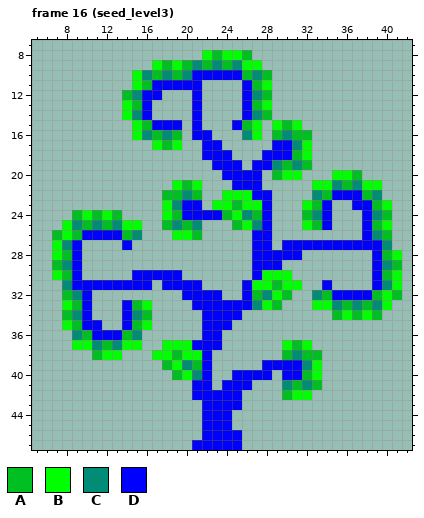
Edited in one commit: pixel-art file (art/tree.aseprite). The first picture shows the starting point.
48x48 pixels, 16 frames. Shown: frame 16 (seed_level3): x 5..42, y 7..47. The commit also changed other frames, which this record leaves out.
Palette (. is transparent): A #00bf22  B #00ff00  C #008c75  D #0000ff
Pixels before, frame 16 (seed_level3), first column x 7:
 8 ...............BABBA...............
 9 ..........BABACACACBB..............
10 ........BCACACDDDDDACA.............
11 ........BADDDDD....DAB.............
12 .......ACDD...D....DCA.............
13 .......BAD....D....DAB.............
14 .......BCD....D....DCA.............
15 ........BADDD.D...DAB.BAB..........
16 ........BCACA.DD...CB.ACAA.........
17 ..........BAB..DD.....DDCB.........
18 ...............DDD...DDDAB.........
19 ................DDD.DDCACA.........
20 .................DDDD.ABB...BBA....
21 ............BAB...DDD.....BBCACBB..
22 ...........AACA..BBBDD....CADDDAC..
23 ...........BCDD.BBABBD...BAD..DDAB.
24 ..ABABA....BADDDDABCAD...ACD...DCA.
25 .BCACACBB..ACAC...ABCD...BAD...DAB.
26 ABADDDDAC...BBA.....DD.........DCA.
27 BCD....D............DD.DDDDDDDDDDC.
28 BAD.................DDDDD.......DAB
29 ACD.................DDD.........DCA
30 BAD.....DDDDD.......DBBB........DAB
31 .CDDDDDDDD.DDDD....DBBABB..D....DCB
32 .ACD.........DDDD..DACBA..CADDDDABA
33 .BAD...DAB....DDDDDDCBA...BBCACACB.
34 .ACD...DCA.....DDDD.........ABABA..
35 .BADD..DAB.....DDD.................
36 ..CADDDAC......DD..................
37 ..BBCACBB..BBBDDD......BAB.........
38 ....ABB...BBABBD.......ACAA........
39 ...........ABCAD.....DDDDCB........
40 ............ABCD..DDDD.DDAB........
41 ..............DD.DDD...CACA........
42 ..............DDDDD....ABB.........
43 ...............DDDD................
44 ...............DDD.................
45 ...............DDD.................
46 ...............DDDD................
47 ..............DDDDD................
After the commit:
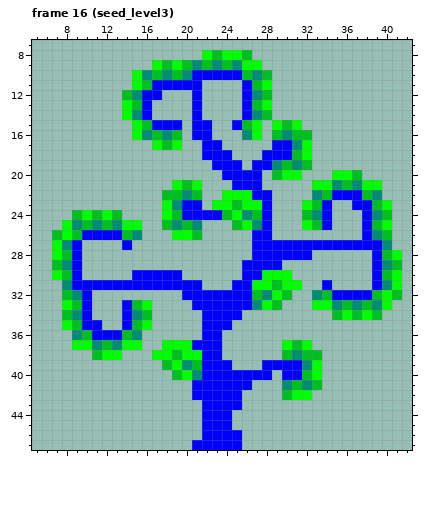
Change:
Frame 16 (seed_level3):
Colour D now appears in row 15 at x 22; in row 27 at x 29; in row 28 at x 32; in rows 29 to 30 at x 26; in row 31 at x 17 and 25; in row 32 at x 24 to 25.
Colour D now appears in row 38 at x 23; in rows 39 to 40 at x 23 to 24; in row 41 at x 23.
Changed places in both pictures, as pixel boxes (x1, y1, x2, y2):
added: (202, 120, 212, 130)
added: (222, 240, 312, 300)
added: (152, 280, 162, 290)
added: (212, 350, 232, 390)
